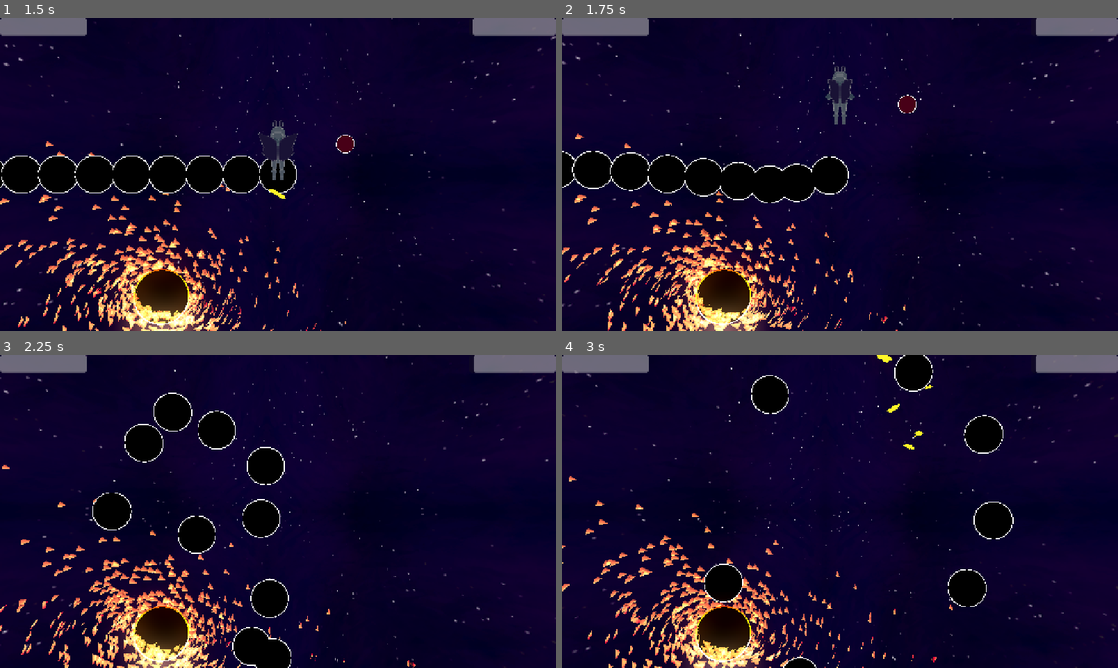
Above: before the commit, frames 1-4 (two rows, left to right).
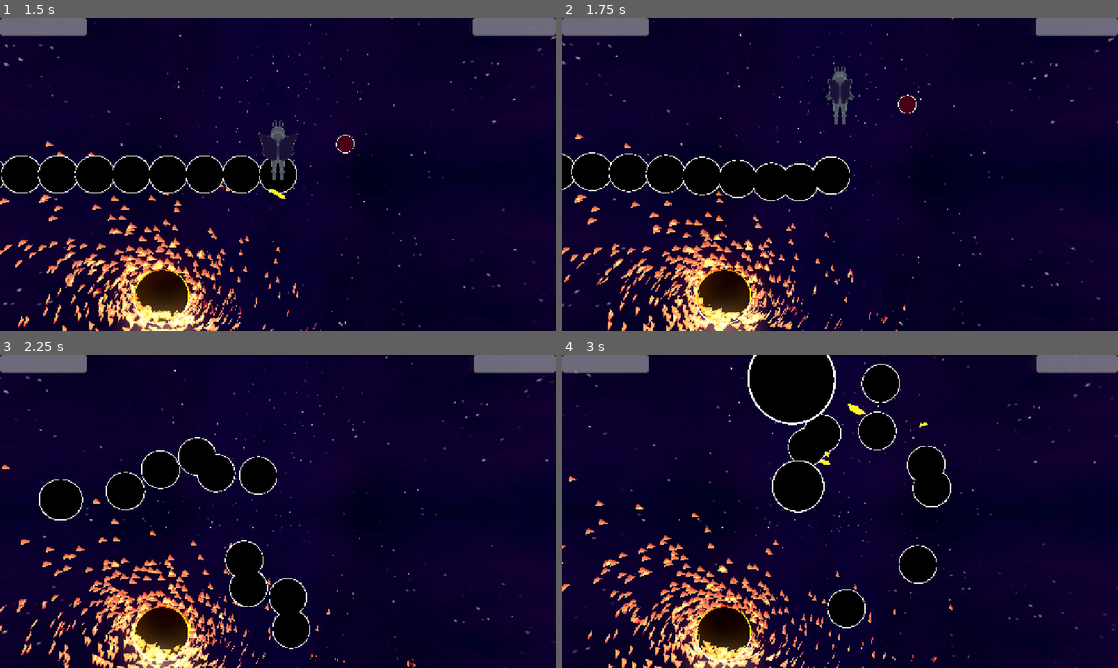
Above: after the commit, the same moments.

Repository: thomaskareka/csce552-3d
Game: Godot game, scene res://scenes/MainMenu.tscn
The game is run twice, just before and just after one commit, with the same random seed, the same clock (stepped at 60 frames per second) and the same inputs.
Inputs (mouse positions are in pixels of both pictures, inside the frame that each line leads up to):
- Up to frame 1 (1.5 s): click "PLAY" at 0.5 s; move the mouse to (305, 174) at 1.27 s; press the mouse at (305, 174) at 1.28 s; hold W (move_up) from 1.28 s (still down)
- Up to frame 2 (1.75 s): keep holding W (move_up)
- Up to frame 3 (2.25 s): keep holding W (move_up); move the mouse to (250, 511) at 2.02 s; release the mouse at (250, 511) at 2.03 s; right-click (250, 511) at 2.1 s
- Up to frame 4 (3 s): keep holding W (move_up); move the mouse to (851, 505) at 2.77 s; press the mouse at (851, 505) at 2.78 s

Frame 1 is identical in both runs. In frame 2, 0.9% of the frame differs, in the area x 0-52%, y 42-60%; in frame 3, 11%; in frame 4, 12%, in the area x 25-86%, y 0-100%.

Commit message:
state choosing

Diff:
--- a/components/ai/enemy_ai.gd
+++ b/components/ai/enemy_ai.gd
@@ -7,6 +7,9 @@
 
 var player_bounds: AABB
 var boss_bounds: AABB
+
+var last_state = ""
+var phase = 1
 
 func _ready() -> void:
 	var timer := Timer.new()
@@ -43,8 +46,36 @@
 	state_machine.tick(delta)
 
 func choose_state(params: Dictionary = {}) -> Array:
-	push_error("_choose_state not implemented on ", self)
-	return []
+	var desired_prefix : String = "i_"
+	if last_state != "" and last_state.begins_with("i_"):
+		desired_prefix = "a_"
+
+	var candidates := []
+	var total_weight := 0
+	for key in states.keys():
+		if not key.begins_with(desired_prefix): continue
+
+		var state: StateRequirement = states[key]
+		if state.scene == null:
+			continue
+
+		if phase < state.min_phase || (phase > state.max_phase && state.max_phase != 0):
+			continue
+
+		candidates.append([key, state.weight])
+		total_weight += state.weight
+
+	var pick := randf() * total_weight
+	var sum := 0
+	var chosen_key = ""
+	for pair in candidates:
+		sum += pair[1]
+		if pick <= sum:
+			chosen_key = pair[0]
+			break
+	if chosen_key == "" and not candidates.is_empty():
+		chosen_key = candidates[0][0]
+	return [chosen_key, params]
 
 func update_tracked_data(state: String) -> void:
-	push_error("_update_tracked_data not implemented on ", self)
+	last_state = state
--- a/components/ai/state_machine.gd
+++ b/components/ai/state_machine.gd
@@ -1,8 +1,5 @@
 extends Node3D
 class_name StateMachine
-
-#do not use a strict transition, let the boss choose
-const DEFER_STATE = "defer"
 
 var start_state: String = ""
 var state_scenes: Dictionary[String, PackedScene] = {}
@@ -18,7 +15,7 @@
 		change_state(start_state)
 
 func change_state(_name: String, params: Dictionary = {}) -> void:
-	if _name == DEFER_STATE:
+	if _name == "":
 		_name = parent.choose_state(params)[0]
 		params = parent.choose_state(params)[1]
 
--- a/components/ai/states/attacks/RandomProjectile.tscn
+++ b/components/ai/states/attacks/RandomProjectile.tscn
@@ -28,7 +28,6 @@
 script = ExtResource("1_0ihh8")
 velocity = 50
 acceleration = 400
-transition_state = "circle_idle"
 
 [node name="ProjectileManager" parent="." instance=ExtResource("2_sg0vl")]
 PROJECTILE_DATA = SubResource("Resource_7t5td")
--- a/components/ai/states/attacks/fly_to_player/FlyToPlayer.tscn
+++ b/components/ai/states/attacks/fly_to_player/FlyToPlayer.tscn
@@ -4,4 +4,3 @@
 
 [node name="FlyToPlayer" type="Node3D"]
 script = ExtResource("1_81j14")
-transition_state = "circle_idle"
--- a/components/ai/states/attacks/fly_to_player/FlyToPlayerFast.tscn
+++ b/components/ai/states/attacks/fly_to_player/FlyToPlayerFast.tscn
@@ -9,4 +9,3 @@
 acceleration = 50.0
 shoot_delay = 0.5
 state_length = 5.0
-transition_state = "circle_idle_fast"
--- a/components/ai/states/attacks/fly_to_player/FlyToPlayerProjectile.tscn
+++ b/components/ai/states/attacks/fly_to_player/FlyToPlayerProjectile.tscn
@@ -31,7 +31,6 @@
 
 [node name="FlyToPlayer" type="Node3D"]
 script = ExtResource("1_32ea2")
-transition_state = "circle_idle_fast"
 
 [node name="ProjectileManager" parent="." instance=ExtResource("2_32ea2")]
 PROJECTILE_DATA = SubResource("Resource_nhks8")
--- a/components/ai/states/blobs/CircleIdle.tscn
+++ b/components/ai/states/blobs/CircleIdle.tscn
@@ -5,4 +5,3 @@
 [node name="CircleIdle" type="Node3D"]
 script = ExtResource("1_b0syv")
 state_length = 5.0
-transition_state = "circle_idle"
--- a/components/ai/states/blobs/CircleIdleFast.tscn
+++ b/components/ai/states/blobs/CircleIdleFast.tscn
@@ -8,4 +8,3 @@
 acceleration = 60
 radius = 8.0
 state_length = 5.0
-transition_state = "circle_idle"
--- a/objects/boss01/Boss01.tscn
+++ b/objects/boss01/Boss01.tscn
@@ -57,7 +57,7 @@
 "i_circle": SubResource("Resource_ntavk"),
 "i_circle_fast": SubResource("Resource_6onux")
 })
-start_state = "i_circle_fast"
+start_state = "a_fly_to_player_fast"
 
 [node name="HealthSystem" parent="." instance=ExtResource("2_0t087")]
 max_health = 500
